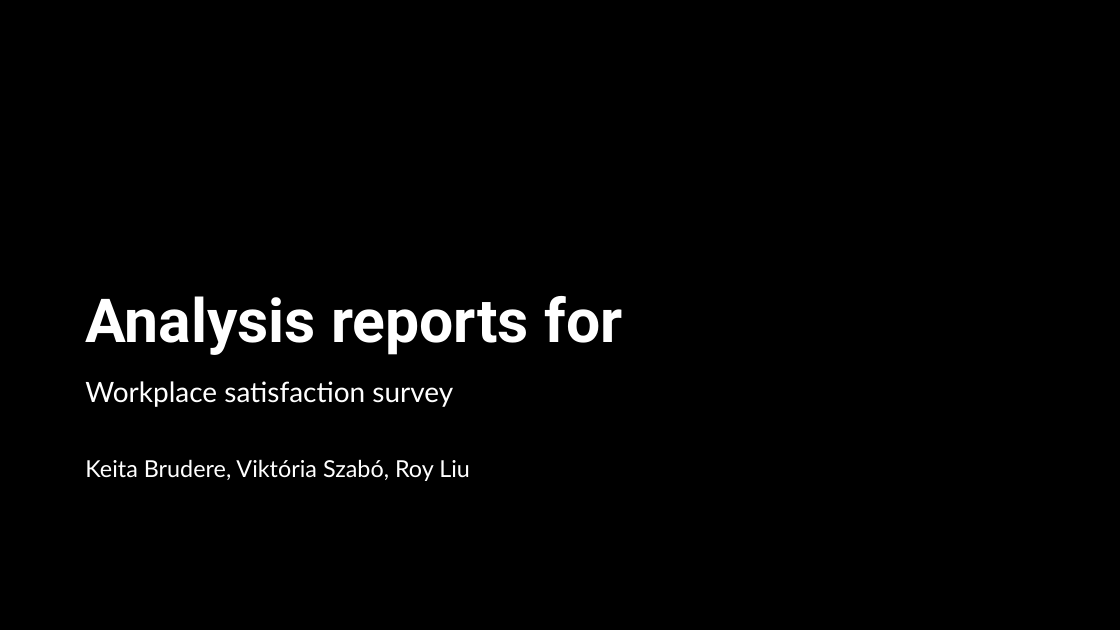
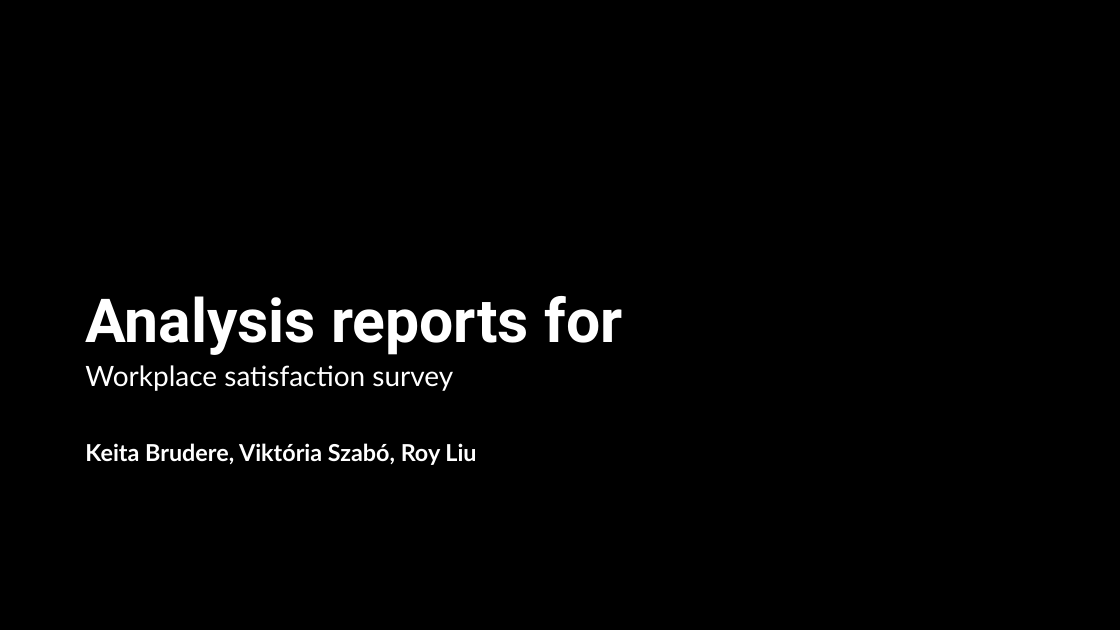
Before and after one commit to KatieRJ/BigDataProject, a slide deck: slide 1 of BigDataProject presentation.pptx. Drawn at 1120x630 pixels with LibreOffice and Linux fonts; fonts in the diff are those of the drawing; background and template pictures are left out; a plain dark background stands for a picture behind light text. Boxes give left, top, right and bottom in pixels: in the first picture for what was removed or moved away, otherwise in the second. Text is boxed around its words. In the diff, an @@ line names an element or a change of style, - is before the commit and + after.

```diff
--- a/BigDataProject presentation.pptx
+++ b/BigDataProject presentation.pptx
@@ subtitle "Workplace satisfaction survey": place and size @@
-subtitle "Workplace satisfaction survey" at [85,381,470,481]
+subtitle "Workplace satisfaction survey" at [85,365,476,465]
@@ subtitle at [85,443,476,465]: bold on in "Keita Brudere, Viktória Szabó, Roy Liu" @@
```
Also in this commit, not shown: 2 other slides changed, 11 slides added, 1 slide removed, 2 other files.
